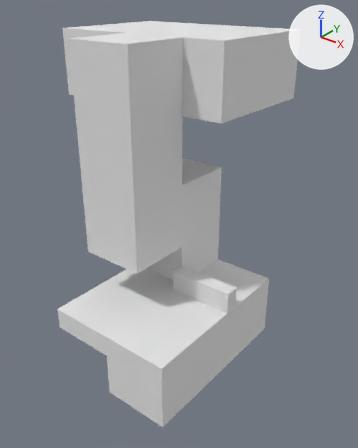
Before and after pictures for a commit that changed the Blender file 48PajamaJam/Assets/Levels/Level3.blend.
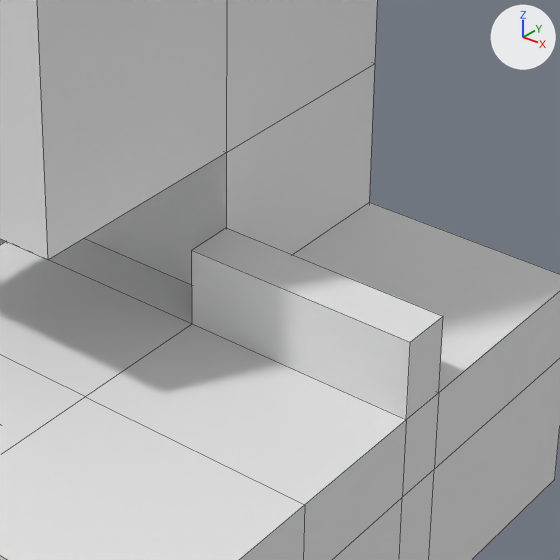
Each version is shown whole from a camera (50 mm lens) standing at (14.39, -19.71, 1.84) and looking at (1.27, -3.31, -8.33), then close up on the part from 35% to 74% of the width and 47% to 78% of the height. Arrows for +X, +Y and +Z are at upper right; the lights stay in place. The close-ups show mesh edges as thin lines. The same objects are shown in both versions, whatever each file hides.

The first close-up shows 'Light'.
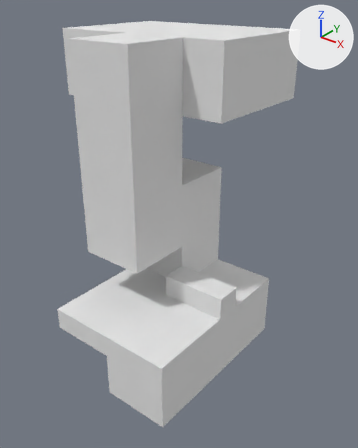
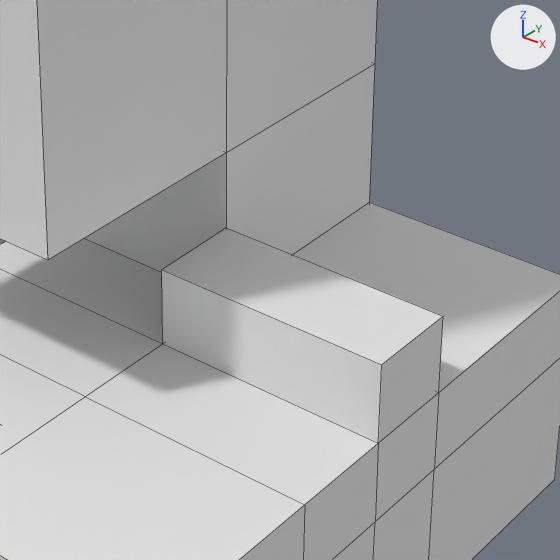
The newer file is also turned or shifted as a whole; pictures and numbers use the older file's frame.

Patch to the scene script:
```diff
--- a/48PajamaJam/Assets/Levels/Level3.blend.py
+++ b/48PajamaJam/Assets/Levels/Level3.blend.py
@@ me_cube @@
 me_cube.from_pydata(...)  # 97 vertices, 94 faces; spans x -5.0..5.0, y -9.0..2.0, z -14.0..0.0
 # used by ob_light; location = (0.0, 0.0, 0.0)
+# me_cube part 1: all 10 vertices in x -1.0..5.0, y -4.64, z -14.0..-10.0 are moved by (0.0, -0.54, 0.0)
 me_cube.materials.append(mat_material)
```

What differs and where, as boxes (x1, y1, x2, y2) in the close-ups (560 x 560 px; the box of a moved part takes in the faces that stretch with it):
part 1 of me_cube, moved or reshaped
    both: (0, 228, 443, 560)
